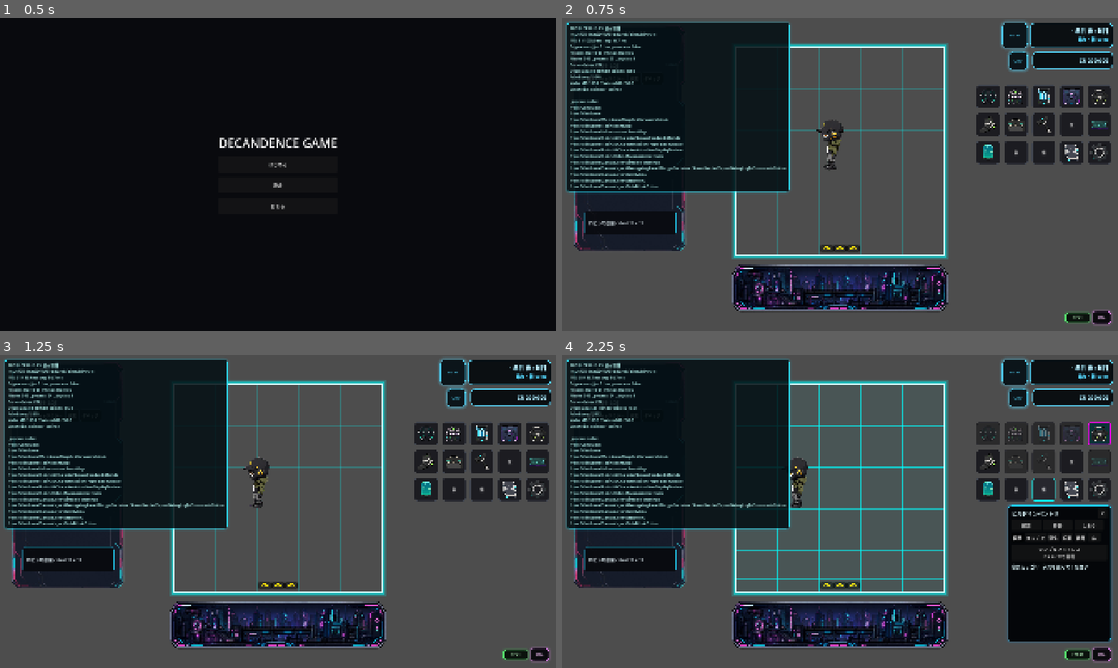
Above: before the commit, frames 1-4 (two rows, left to right).
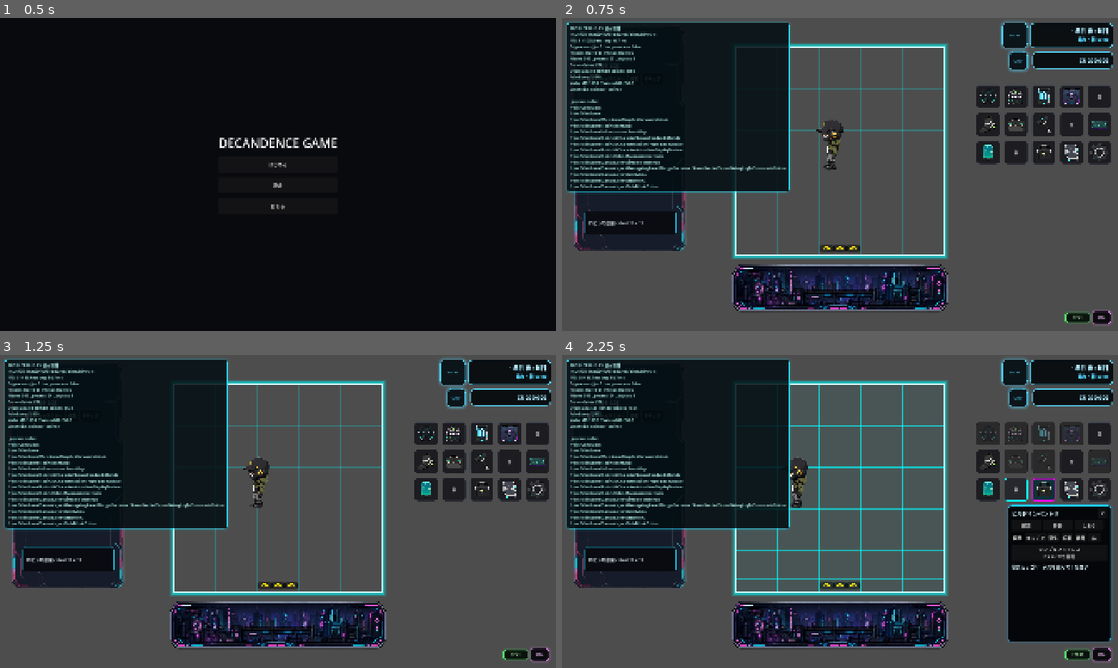
Above: after the commit, the same moments.

Repository: grimoire1089-coder/optimistic
Game: Godot game, scene res://Scenes/Boot/TitleScene.tscn
The game is run twice, just before and just after one commit, with the same random seed, the same clock (stepped at 60 frames per second) and the same inputs. Sound files missing from this copy of the repository are replaced by a short silence.
Inputs (mouse positions are in pixels of both pictures, inside the frame that each line leads up to; where the layout moved, square brackets give the same spot in the first picture):
- Up to frame 1 (0.5 s): no input
- Up to frame 2 (0.75 s): click "はじめる" at 0.5 s
- Up to frame 3 (1.25 s): no input
- Up to frame 4 (2.25 s): click (1045, 489) [1101, 433] at 1.25 s; click "仮" at 2 s

Frame 1 is identical in both runs. In frame 2, less than 0.1% of the frame differs, in the area x 85-98%, y 22-45%; in frame 3, less than 0.1%; in frame 4, 0.4%, in the area x 79-99%, y 21-47%.

Commit message:
Swap build and placeholder HUD button positions

Diff:
--- a/Scripts/UI/HUD/Modules/RightHudLayoutModule.gd
+++ b/Scripts/UI/HUD/Modules/RightHudLayoutModule.gd
@@ -25,7 +25,7 @@
 	"ShopButton": Vector2(HudButtonStyle.FIRST_ROW_SHOP_LEFT, HudButtonStyle.FIRST_ROW_TOP),
 	"BookButton": Vector2(HudButtonStyle.FIRST_ROW_BOOK_LEFT, HudButtonStyle.FIRST_ROW_TOP),
 	"InventoryButton": Vector2(HudButtonStyle.FIRST_ROW_INVENTORY_LEFT, HudButtonStyle.FIRST_ROW_TOP),
-	"BuildModeButton": Vector2(HudButtonStyle.FIRST_ROW_BUILD_LEFT, HudButtonStyle.FIRST_ROW_TOP),
+	"BuildModeButton": Vector2(HudButtonStyle.THIRD_ROW_PLACEHOLDER_03_LEFT, HudButtonStyle.THIRD_ROW_TOP),
 	"MoveButton": Vector2(HudButtonStyle.SECOND_ROW_MOVE_LEFT, HudButtonStyle.SECOND_ROW_TOP),
 	"WorkCreditButton": Vector2(HudButtonStyle.SECOND_ROW_WORK_LEFT, HudButtonStyle.SECOND_ROW_TOP),
 	"CraftButton": Vector2(HudButtonStyle.SECOND_ROW_CRAFT_LEFT, HudButtonStyle.SECOND_ROW_TOP),
@@ -33,7 +33,7 @@
 	"BillButton": Vector2(HudButtonStyle.SECOND_ROW_BILL_LEFT, HudButtonStyle.SECOND_ROW_TOP),
 	"PlanHudButton": Vector2(HudButtonStyle.THIRD_ROW_PLACEHOLDER_01_LEFT, HudButtonStyle.THIRD_ROW_TOP),
 	"PlaceholderHudButton02": Vector2(HudButtonStyle.THIRD_ROW_PLACEHOLDER_02_LEFT, HudButtonStyle.THIRD_ROW_TOP),
-	"PlaceholderHudButton03": Vector2(HudButtonStyle.THIRD_ROW_PLACEHOLDER_03_LEFT, HudButtonStyle.THIRD_ROW_TOP),
+	"PlaceholderHudButton03": Vector2(HudButtonStyle.FIRST_ROW_BUILD_LEFT, HudButtonStyle.FIRST_ROW_TOP),
 	"EncyclopediaButton": Vector2(HudButtonStyle.THIRD_ROW_PLACEHOLDER_04_LEFT, HudButtonStyle.THIRD_ROW_TOP),
 	"PlaceholderHudButton05": Vector2(HudButtonStyle.SECOND_ROW_SETTINGS_LEFT, HudButtonStyle.SECOND_ROW_TOP),
 }
